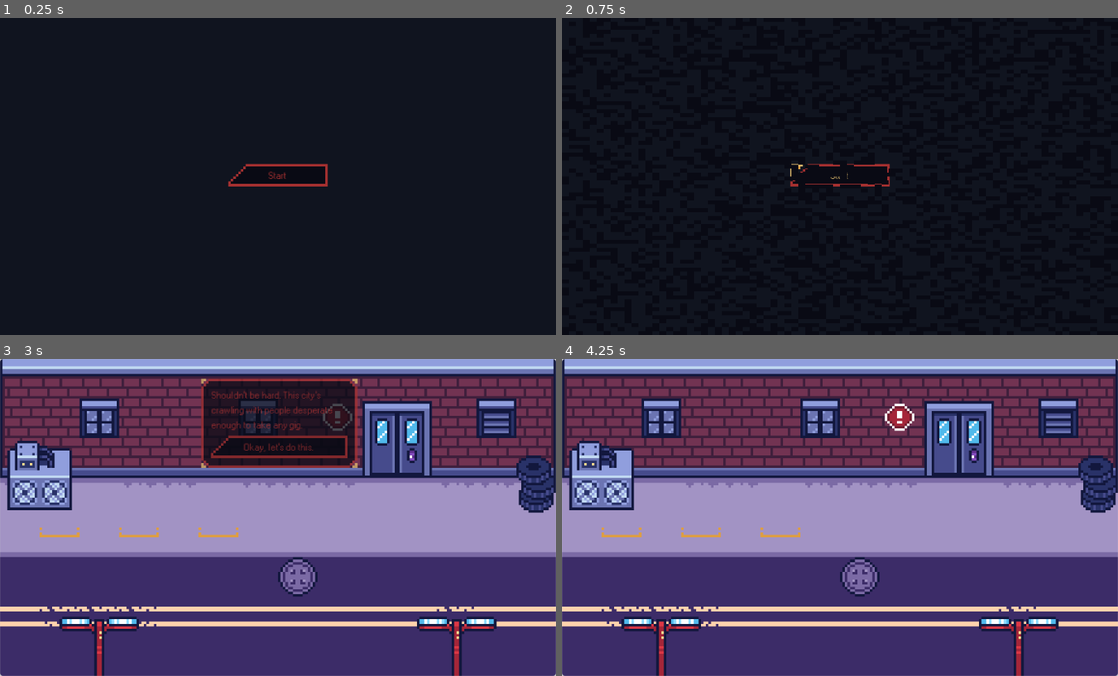
Above: before the commit, frames 1-4 (two rows, left to right).
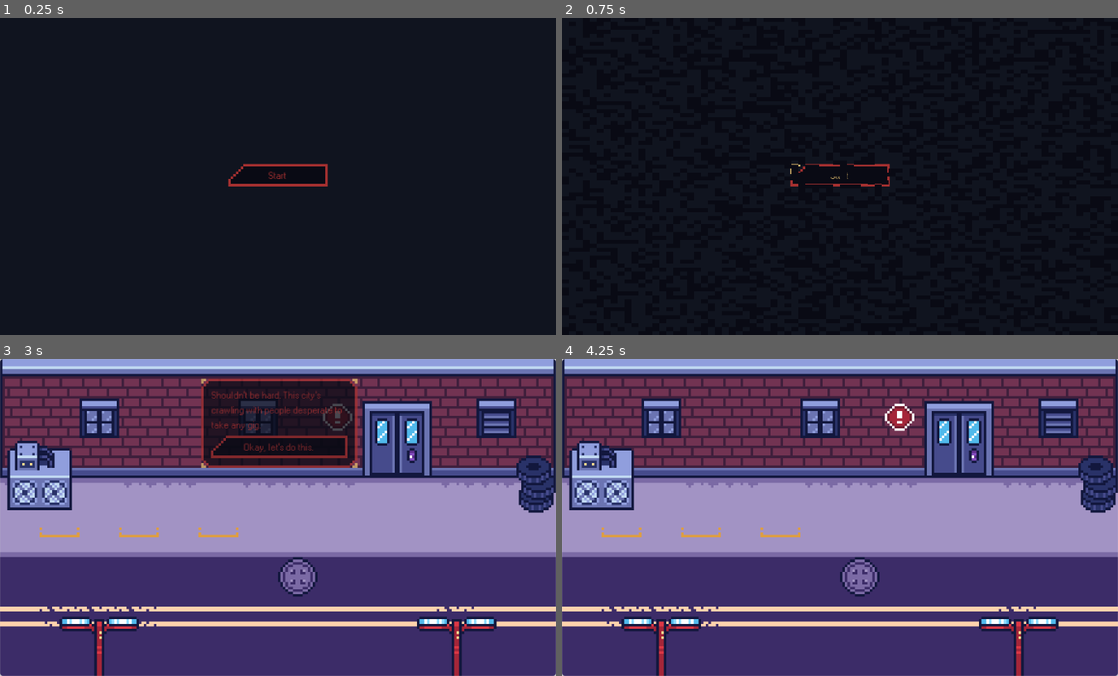
Above: after the commit, the same moments.

Repository: Paraldos/AdventureGame
Game: Godot game, scene res://title_screen/title_screen.tscn
The game is run twice, just before and just after one commit, with the same random seed, the same clock (stepped at 60 frames per second) and the same inputs.
Inputs (mouse positions are in pixels of both pictures, inside the frame that each line leads up to):
- Up to frame 1 (0.25 s): no input
- Up to frame 2 (0.75 s): click "Start" at 0.5 s
- Up to frame 3 (3 s): click (61, 492) at 1.27 s; click (61, 492) at 2.02 s; click (61, 492) at 2.77 s
- Up to frame 4 (4.25 s): click "Okay, let's do this." at 3.5 s

The runs differ from the first frame. In frame 1, less than 0.1% of the frame differs, in the area x 41-45%, y 45-52%; in frame 2, less than 0.1%; in frame 3, 0.2%, in the area x 37-62%, y 15-30%; in frame 4, nothing differs.

Commit message:
btn styling

Diff:
--- a/dialog_manager/dialog_manager.tscn
+++ b/dialog_manager/dialog_manager.tscn
@@ -29,7 +29,7 @@
 
 [node name="Start3" type="Node" parent="."]
 script = ExtResource("2_cbvse")
-text = "Shouldn’t be hard. This city’s crawling with people desperate enough to take any gig."
+text = "Shouldn’t be hard. This city’s crawling with people desperate to take any gig."
 options = Array[ExtResource("3_m5bya")]([SubResource("Resource_cbvse")])
 metadata/_custom_type_script = "uid://vqv617lov561"
 
Binary file changed: assets/img/ui/btn.aseprite
Binary file changed: assets/img/ui/btn1.png
Binary file changed: assets/img/ui/btn2.png
Binary file changed: assets/img/ui/btn3.png
